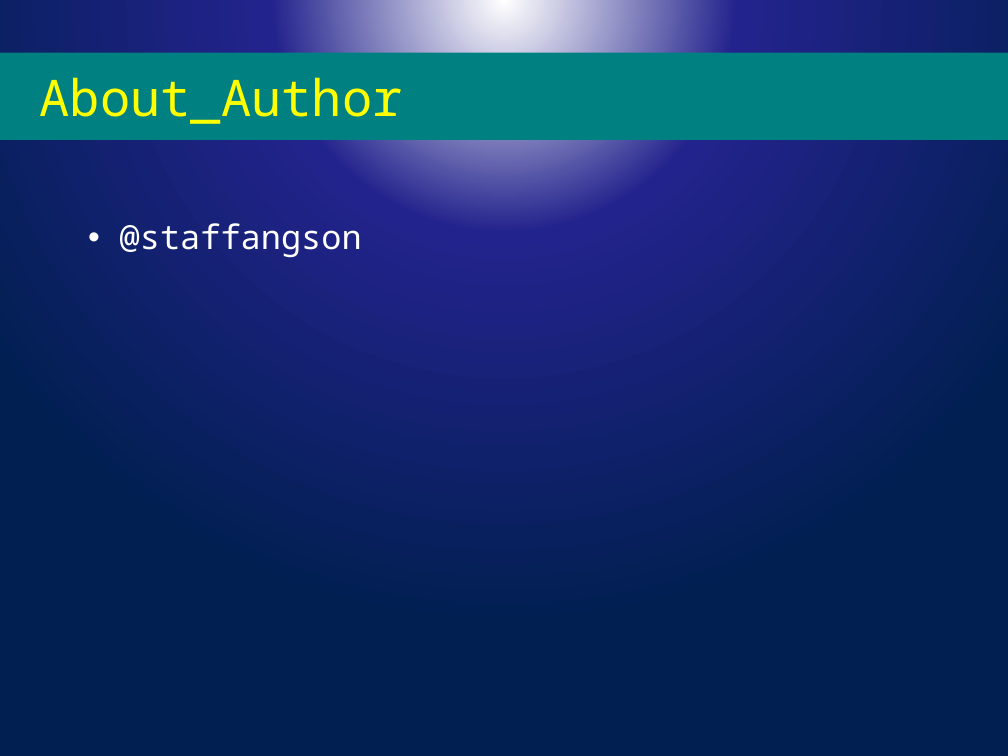
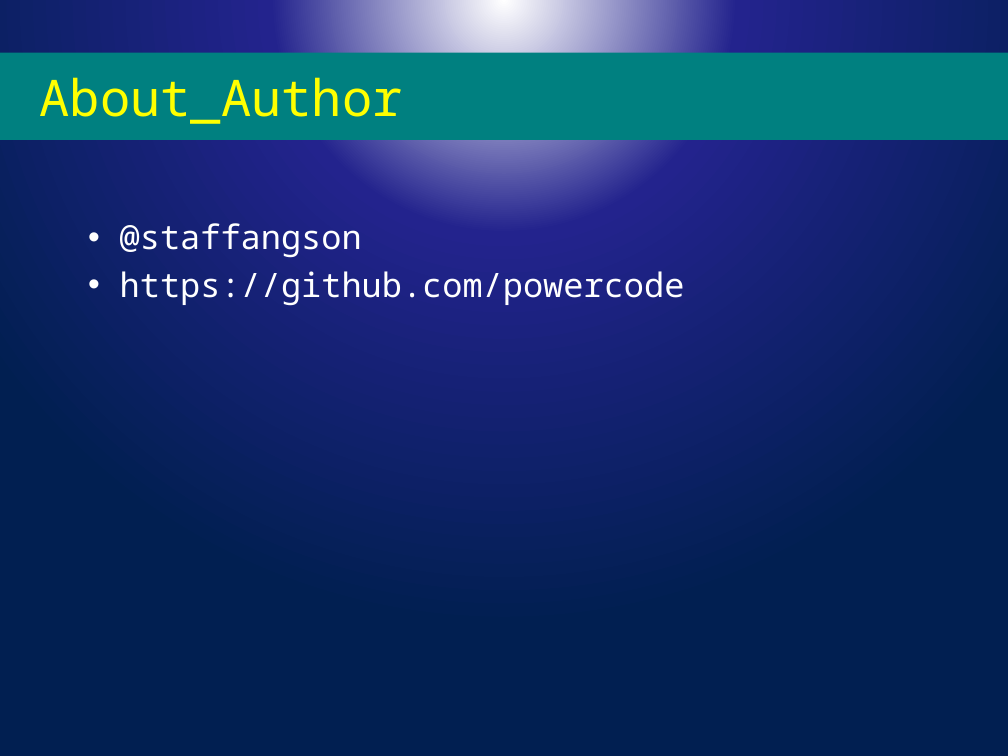
Before and after one commit to powercode/PSConfEU, a slide deck: slide 15 of Parallel/Parallelizing PowerShell.pptx. Drawn at 1008x756 pixels with LibreOffice and Linux fonts; fonts in the diff are those of the drawing; background and template pictures are left out. Boxes give left, top, right and bottom in pixels: in the first picture for what was removed or moved away, otherwise in the second. Text is boxed around its words. In the diff, an @@ line names an element or a change of style, - is before the commit and + after.

```diff
--- a/Parallel/Parallelizing PowerShell.pptx
+++ b/Parallel/Parallelizing PowerShell.pptx
@@ text at bbox=[120, 271, 685, 306]: paragraph added @@
+  • https://github.com/powercode
```
Also in this commit, not shown: 3 other files.
